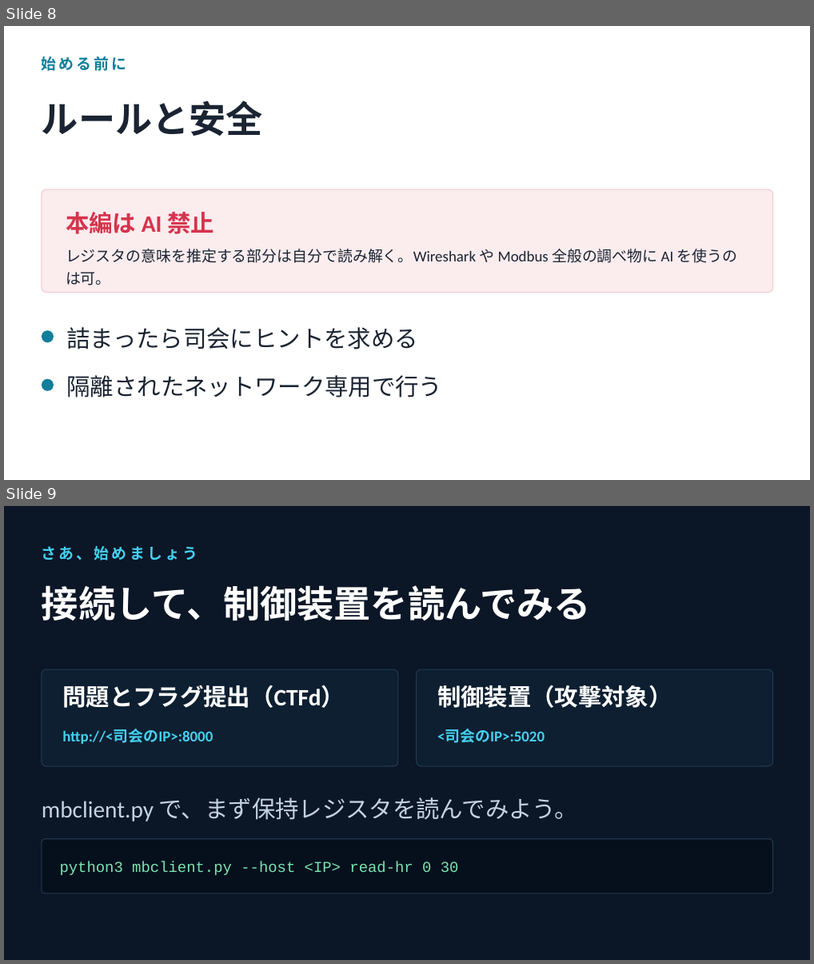
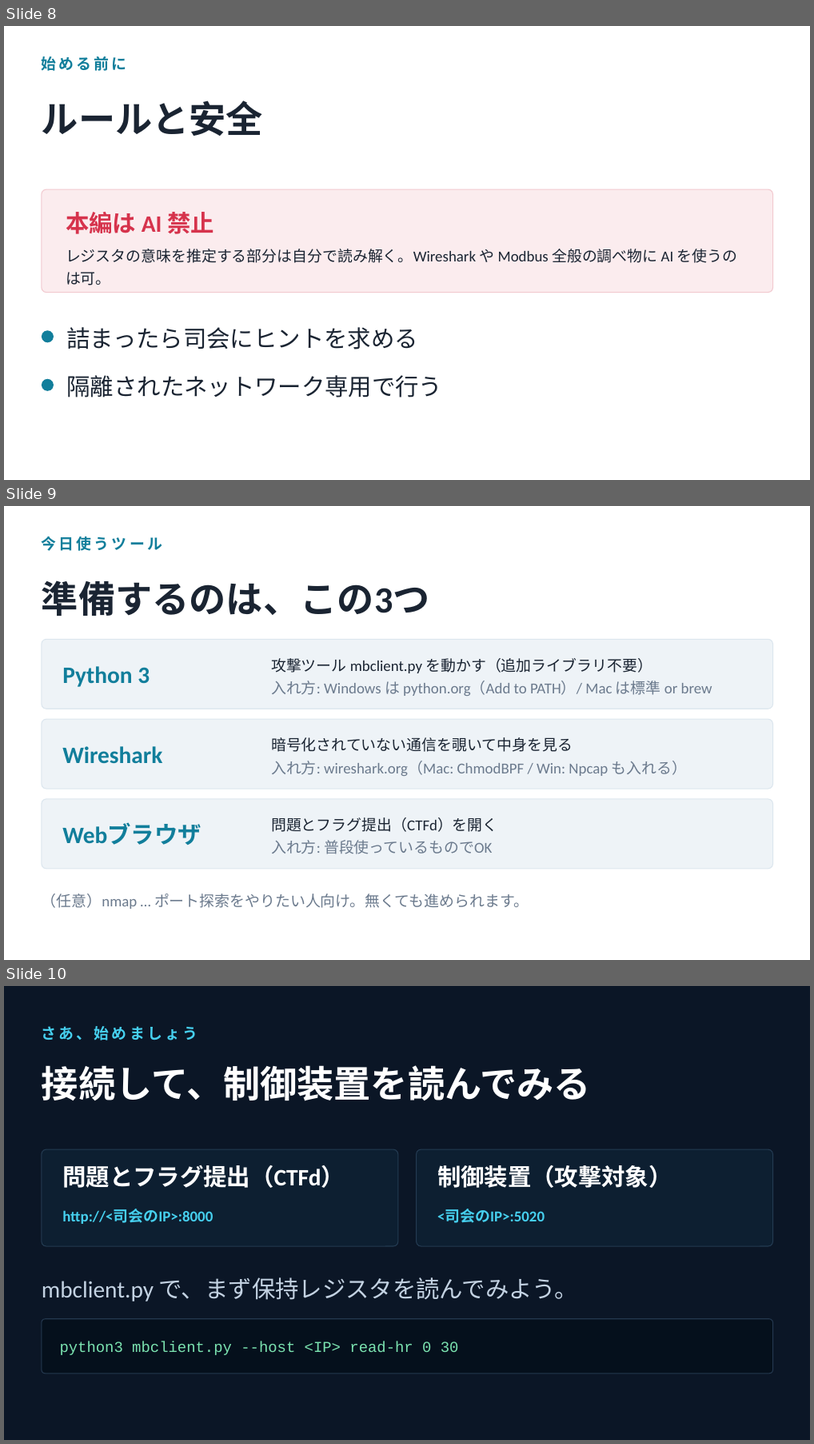
Before and after one commit to Tivo0921/ot-modbus-ctf, a slide deck: slides/ot-intro.pptx. Shown one above the other, each under a label of ours: slides 8 and 9 before the commit, slides 8, 9 and 10 after it. The pictures are 814x964 and 814x1444 pixels, drawn with LibreOffice and Linux fonts; fonts in the diff are those of the drawing; background and template pictures are left out. Boxes give left, top, right and bottom in pixels: in the first picture for what was removed or moved away, otherwise in the second. Text is boxed around its words. In the diff, an @@ line names an element or a change of style, - is before the commit and + after.

```diff
--- a/slides/ot-intro.pptx
+++ b/slides/ot-intro.pptx
@@ slide 9 added at (4,506,810,960), background #FFFFFF @@
@@ text added at (42,536,162,551), 18 pt, text #117E9B, bold @@
+今日使うツール
@@ text added at (42,580,430,616), 44 pt, text #1A2432, bold @@
+準備するのは、この3つ
@@ rounded rectangle added at (42,639,774,708), fill #EEF3F7, outline #DCE6EE 1 pt @@
@@ text added at (62,666,150,687), 28 pt, text #117E9B, bold @@
+Python 3
@@ text added at (271,658,713,696), 18 pt, text #6B7A8D @@
+攻撃ツール mbclient.py を動かす（追加ライブラリ不要）
+入れ方: Windows は python.org（Add to PATH）/ Mac は標準 or brew
@@ rounded rectangle added at (42,719,774,788), fill #EEF3F7, outline #DCE6EE 1 pt @@
@@ text added at (271,737,687,776), 18 pt, text #6B7A8D @@
+暗号化されていない通信を覗いて中身を見る
+入れ方: wireshark.org（Mac: ChmodBPF / Win: Npcap も入れる）
@@ text added at (62,746,162,764), 28 pt, text #117E9B, bold @@
+Wireshark
@@ rounded rectangle added at (42,799,774,868), fill #EEF3F7, outline #DCE6EE 1 pt @@
@@ text added at (271,817,498,854), 18 pt, text #1A2432 @@
+問題とフラグ提出（CTFd）を開く
+入れ方: 普段使っているものでOK
@@ text added at (62,823,202,844), 28 pt, text #117E9B, bold @@
+Webブラウザ
@@ text added at (42,893,529,908), 18 pt, text #6B7A8D @@
+（任意）nmap … ポート探索をやりたい人向け。無くても進められます。
@@ what was slide 9 is now slide 10 @@
```
Also in this commit, not shown: 1 other file.
